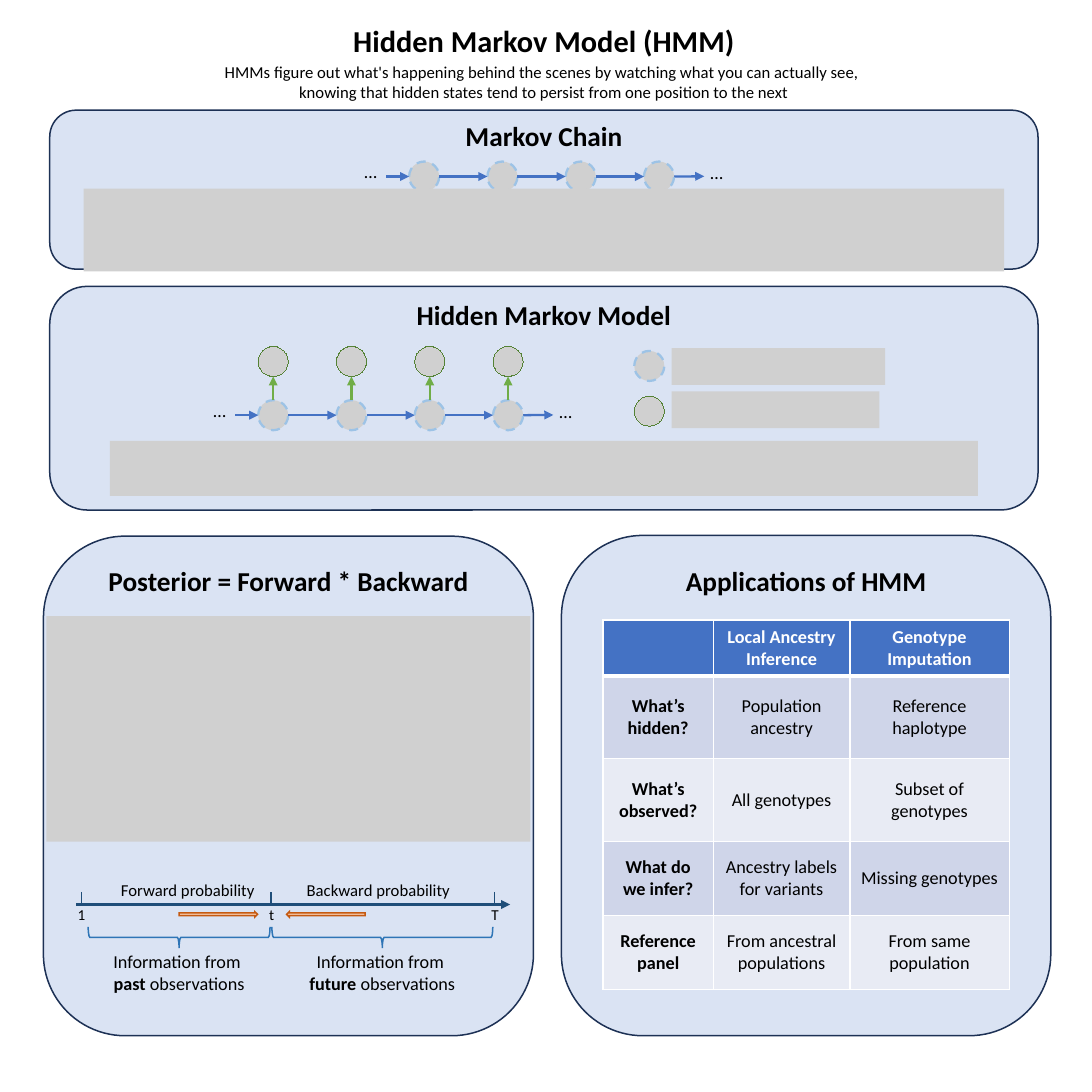
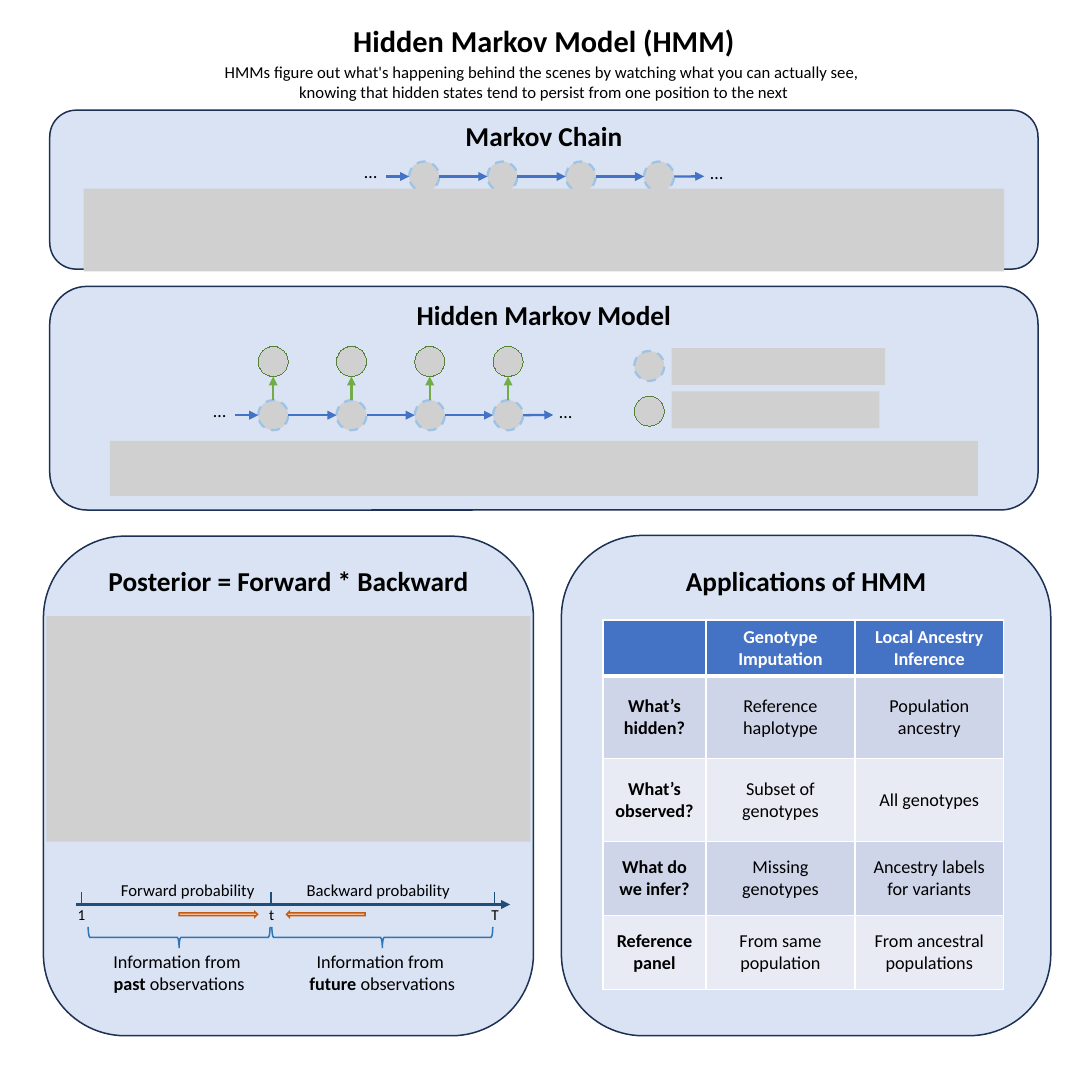
Before and after one commit to StatFunGen/statgen-prerequisites, a slide deck: slide 33 of graphical_summary/slides.pptx. Drawn at 1092x1092 pixels with LibreOffice and Linux fonts; fonts in the diff are those of the drawing; grey boxes stand for pictures. Boxes give left, top, right and bottom in pixels: in the first picture for what was removed or moved away, otherwise in the second. Text is boxed around its words. In the diff, an @@ line names an element or a change of style, - is before the commit and + after.

Commit message:
switch two example columns in graphical summary

```diff
--- a/graphical_summary/slides.pptx
+++ b/graphical_summary/slides.pptx
@@ table at bbox=[603, 620, 1002, 989] @@
-row 1, column 2: Local Ancestry Inference
+row 1, column 2: Genotype Imputation
-row 1, column 3: Genotype Imputation
+row 1, column 3: Local Ancestry Inference
-row 2, column 2: Population ancestry
+row 2, column 2: Reference haplotype
-row 2, column 3: Reference haplotype
+row 2, column 3: Population ancestry
-row 3, column 2: All genotypes
+row 3, column 2: Subset of genotypes
-row 3, column 3: Subset of genotypes
+row 3, column 3: All genotypes
-row 4, column 2: Ancestry labels for variants
+row 4, column 2: Missing genotypes
-row 4, column 3: Missing genotypes
+row 4, column 3: Ancestry labels for variants
-row 5, column 2: From ancestral populations
+row 5, column 2: From same population
-row 5, column 3: From same population
+row 5, column 3: From ancestral populations
@@ table: place and size @@
-table at bbox=[603, 620, 1009, 989]
+table at bbox=[603, 620, 1002, 989]
```
Also in this commit, not shown: 1 other file.
